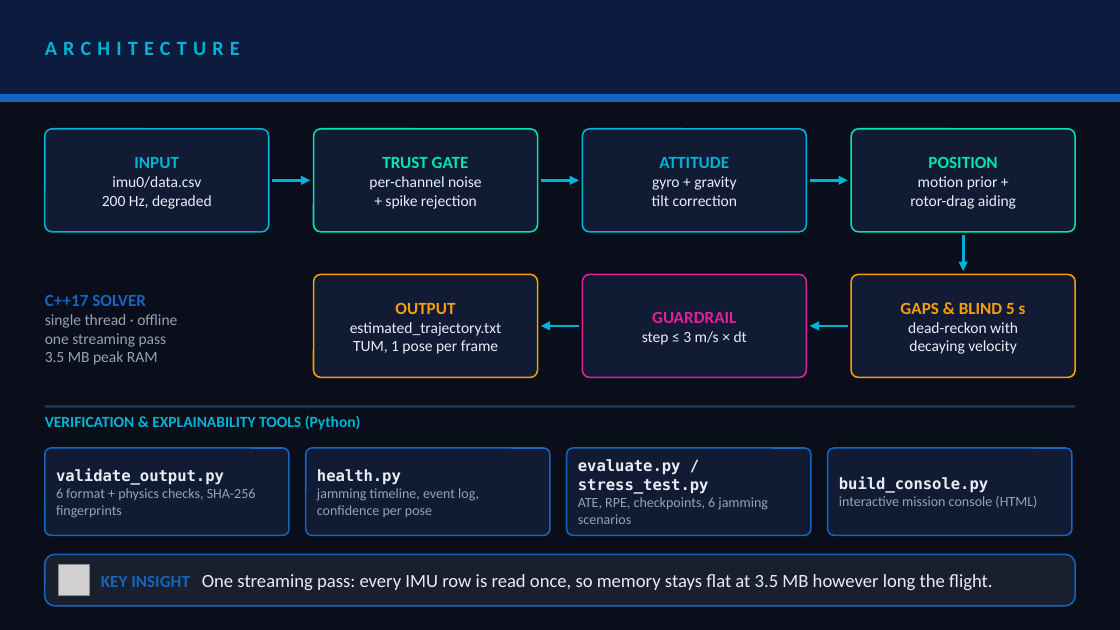
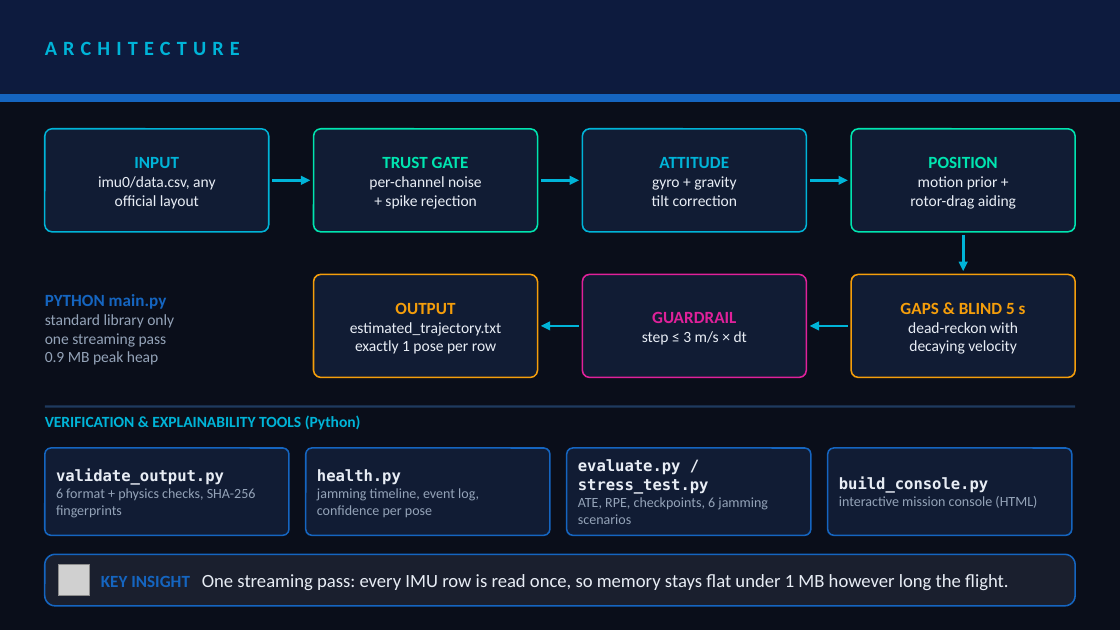
Before and after one commit to Am-berneal/TrustNav-GPS-Denied-Navigation, a slide deck: slide 4 of presentation/Thapar_University_Cipher_Guards.pptx. Drawn at 1120x630 pixels with LibreOffice and Linux fonts; fonts in the diff are those of the drawing; grey boxes stand for pictures. Boxes give left, top, right and bottom in pixels: in the first picture for what was removed or moved away, otherwise in the second. Text is boxed around its words. In the diff, an @@ line names an element or a change of style, - is before the commit and + after.

```diff
--- a/presentation/Thapar_University_Cipher_Guards.pptx
+++ b/presentation/Thapar_University_Cipher_Guards.pptx
@@ text at [98, 176, 215, 209]: text changed @@
-imu0/data.csv
-200 Hz, degraded
+imu0/data.csv, any
+official layout
@@ text at [45, 294, 174, 365]: text changed @@
-C++17 SOLVER
-single thread · offline
-one streaming pass
-3.5 MB peak RAM
+PYTHON main.py
+standard library only
+one streaming pass
+0.9 MB peak heap
@@ text at [350, 322, 502, 354]: text changed @@
-estimated_trajectory.txt
-TUM, 1 pose per frame
+estimated_trajectory.txt
+exactly 1 pose per row
@@ text at [101, 574, 1008, 590]: text changed @@
-KEY INSIGHT One streaming pass: every IMU row is read once, so memory stays flat at 3.5 MB however long the flight.
+KEY INSIGHT One streaming pass: every IMU row is read once, so memory stays flat under 1 MB however long the flight.
```
Also in this commit, not shown: 6 other slides changed, 43 other files.
